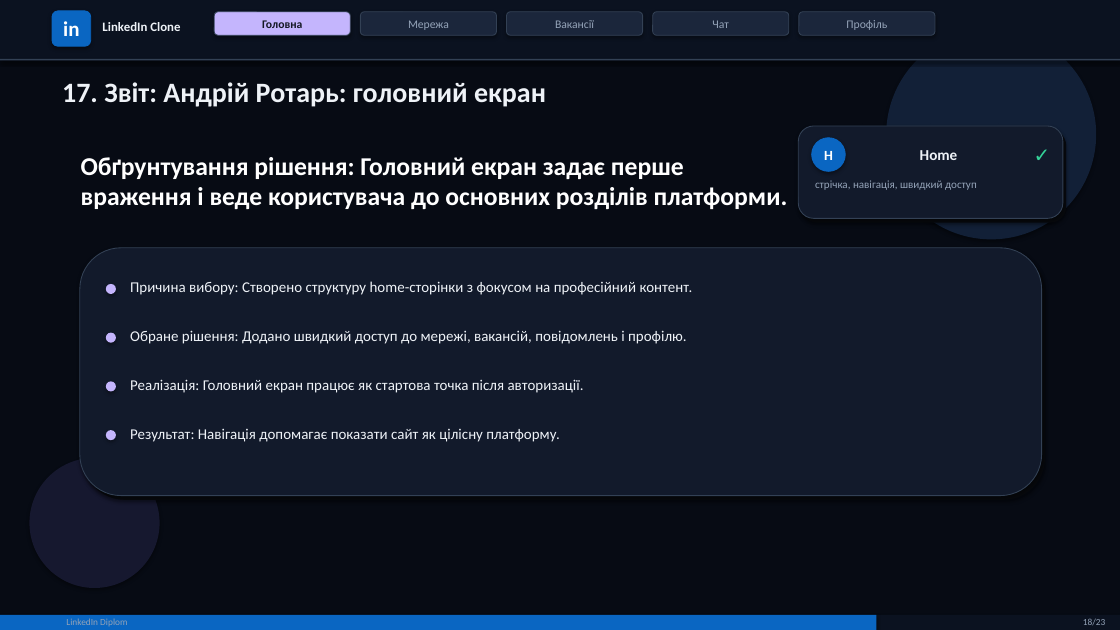
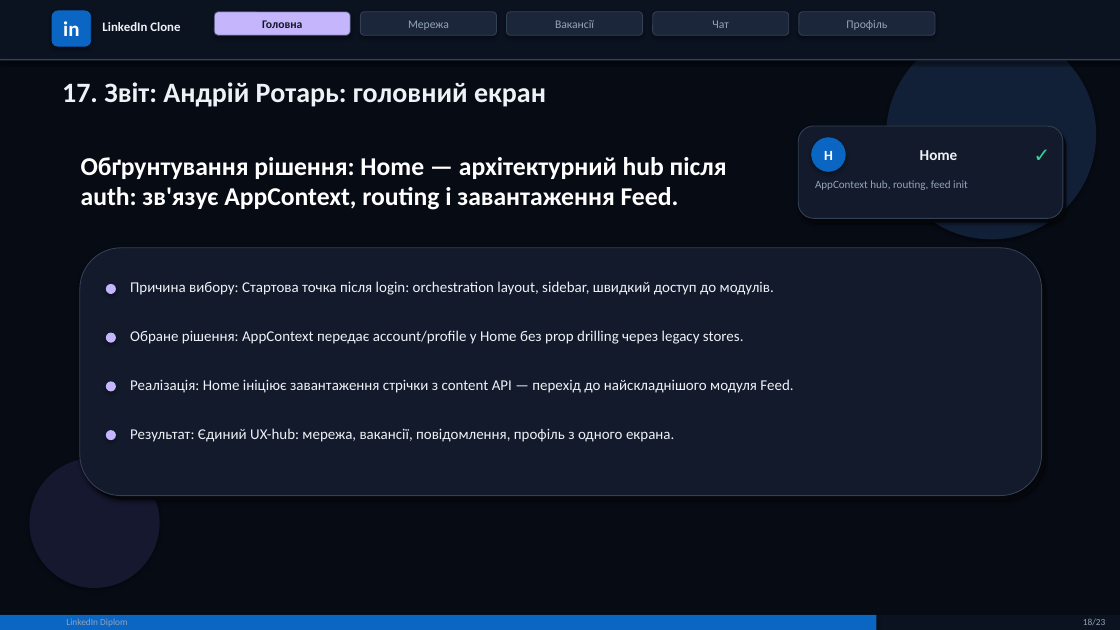
Before and after one commit to hrebenchukM/LinkedInDiplom, a slide deck: slide 18 of presentation.pptx. Drawn at 1120x630 pixels with LibreOffice and Linux fonts; fonts in the diff are those of the drawing. Boxes give left, top, right and bottom in pixels: in the first picture for what was removed or moved away, otherwise in the second. Text is boxed around its words. In the diff, an @@ line names an element or a change of style, - is before the commit and + after.

```diff
--- a/presentation.pptx
+++ b/presentation.pptx
@@ text at [81,157,727,210]: text changed @@
-Обґрунтування рішення: Головний екран задає перше враження і веде користувача до основних розділів платформи.
+Обґрунтування рішення: Home — архітектурний hub після auth: зв'язує AppContext, routing і завантаження Feed.
@@ text at [815,180,968,190]: text changed @@
-стрічка, навігація, швидкий доступ
+AppContext hub, routing, feed init
@@ text at [130,281,774,295]: text changed @@
-Причина вибору: Створено структуру home-сторінки з фокусом на професійний контент.
+Причина вибору: Стартова точка після login: orchestration layout, sidebar, швидкий доступ до модулів.
@@ text at [130,330,744,344]: text changed @@
-Обране рішення: Додано швидкий доступ до мережі, вакансій, повідомлень і профілю.
+Обране рішення: AppContext передає account/profile у Home без prop drilling через legacy stores.
@@ text at [130,379,793,393]: text changed @@
-Реалізація: Головний екран працює як стартова точка після авторизації.
+Реалізація: Home ініціює завантаження стрічки з content API — перехід до найскладнішого модуля Feed.
@@ text at [130,428,674,442]: text changed @@
-Результат: Навігація допомагає показати сайт як цілісну платформу.
+Результат: Єдиний UX-hub: мережа, вакансії, повідомлення, профіль з одного екрана.
```
Also in this commit, not shown: 3 other slides changed, 3 other files.
